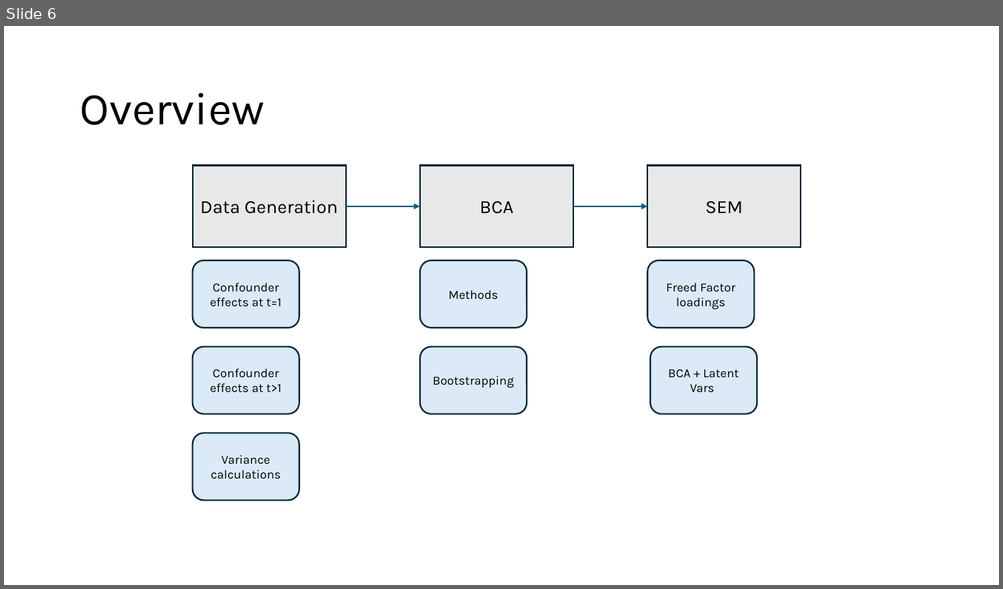
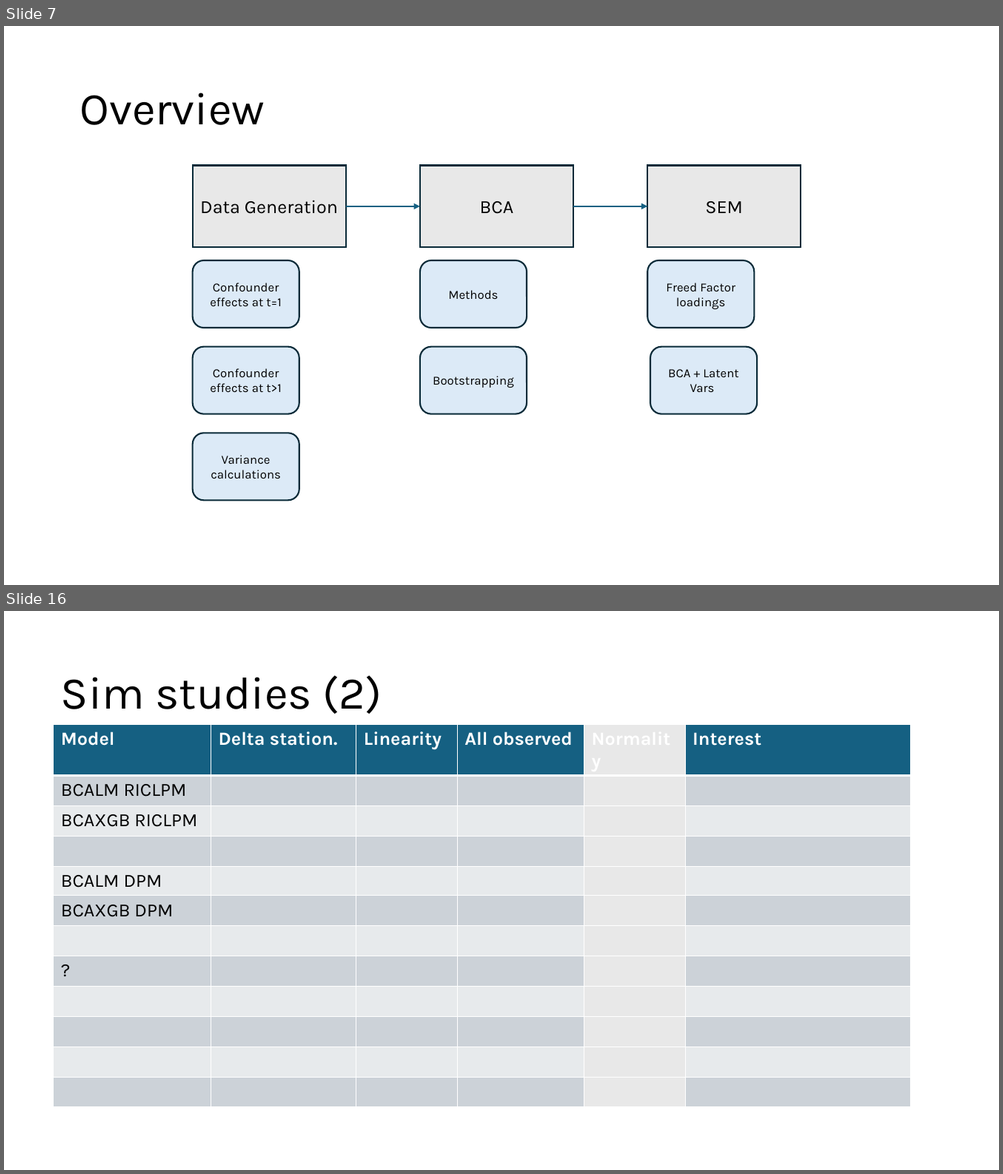
Before and after one commit to EmmaDirk/MachineLearning-BCA, a slide deck: 04_presentations/01_powerpoint/04_Jeroen_Ellen_Axel_17-03-25.pptx. Shown one above the other, each under a label of ours: slide 6 before the commit, slides 7 and 16 after it; the slides between them are not shown. The pictures are 1003x589 and 1003x1174 pixels, drawn with LibreOffice and Linux fonts; fonts in the diff are those of the drawing. Boxes give left, top, right and bottom in pixels: in the first picture for what was removed or moved away, otherwise in the second. Text is boxed around its words. In the diff, an @@ line names an element or a change of style, - is before the commit and + after.

```diff
--- a/04_presentations/01_powerpoint/04_Jeroen_Ellen_Axel_17-03-25.pptx
+++ b/04_presentations/01_powerpoint/04_Jeroen_Ellen_Axel_17-03-25.pptx
@@ slide 16 added at bbox=[4, 611, 999, 1170], background #FFFFFF @@
@@ title added at bbox=[61, 675, 381, 714], 44 pt, text #000000 @@
+Sim studies (2)
@@ table added at bbox=[54, 724, 910, 1087], 12 rows, 6 columns @@
+Model | Delta station. | Linearity | All observed | Normality | Interest
+BCALM RICLPM |  |  |  |  | 
+BCAXGB RICLPM |  |  |  |  | 
+ |  |  |  |  | 
+BCALM DPM |  |  |  |  | 
+BCAXGB DPM |  |  |  |  | 
+ |  |  |  |  | 
+? |  |  |  |  | 
+ |  |  |  |  | 
+ |  |  |  |  | 
+ |  |  |  |  | 
+ |  |  |  |  | 
@@ what was slide 6 is now slide 7 @@
```
Also in this commit, not shown: 1 slide changed, 9 other slides added, 22 other files.
